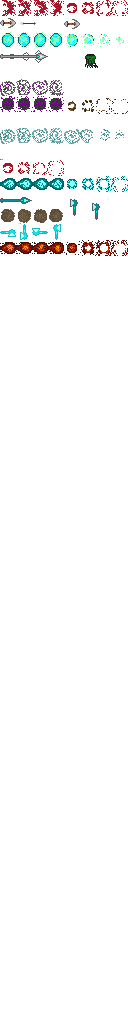
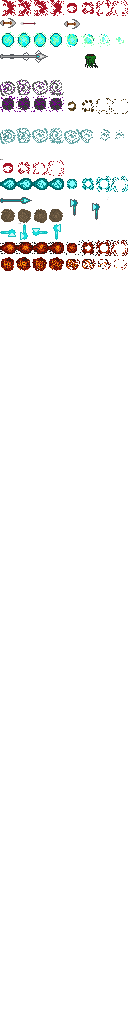
Layer changes from the first 128×1024 image to the second:
painted on "Background" over [1, 257, 127, 271]
